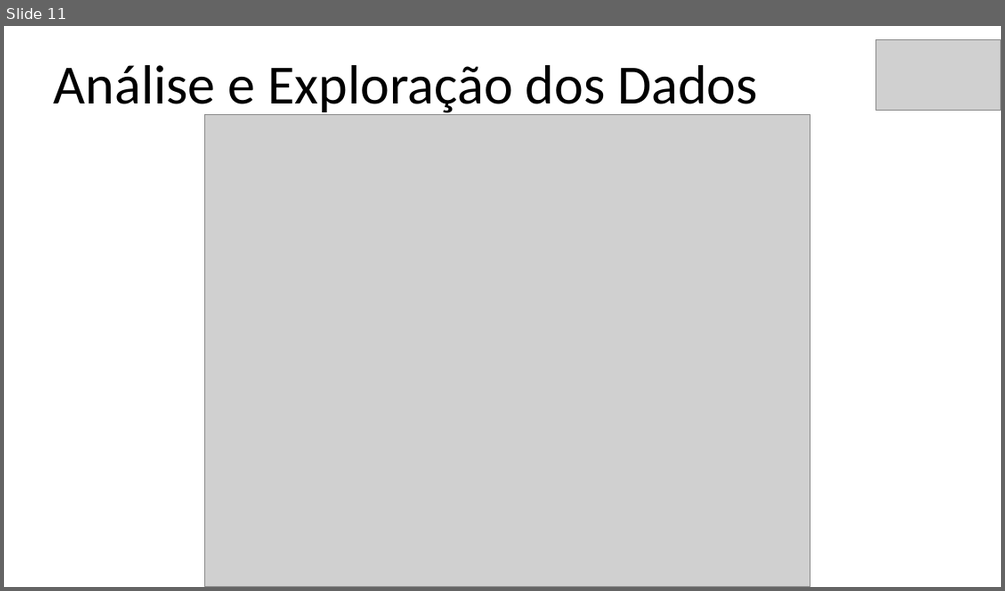
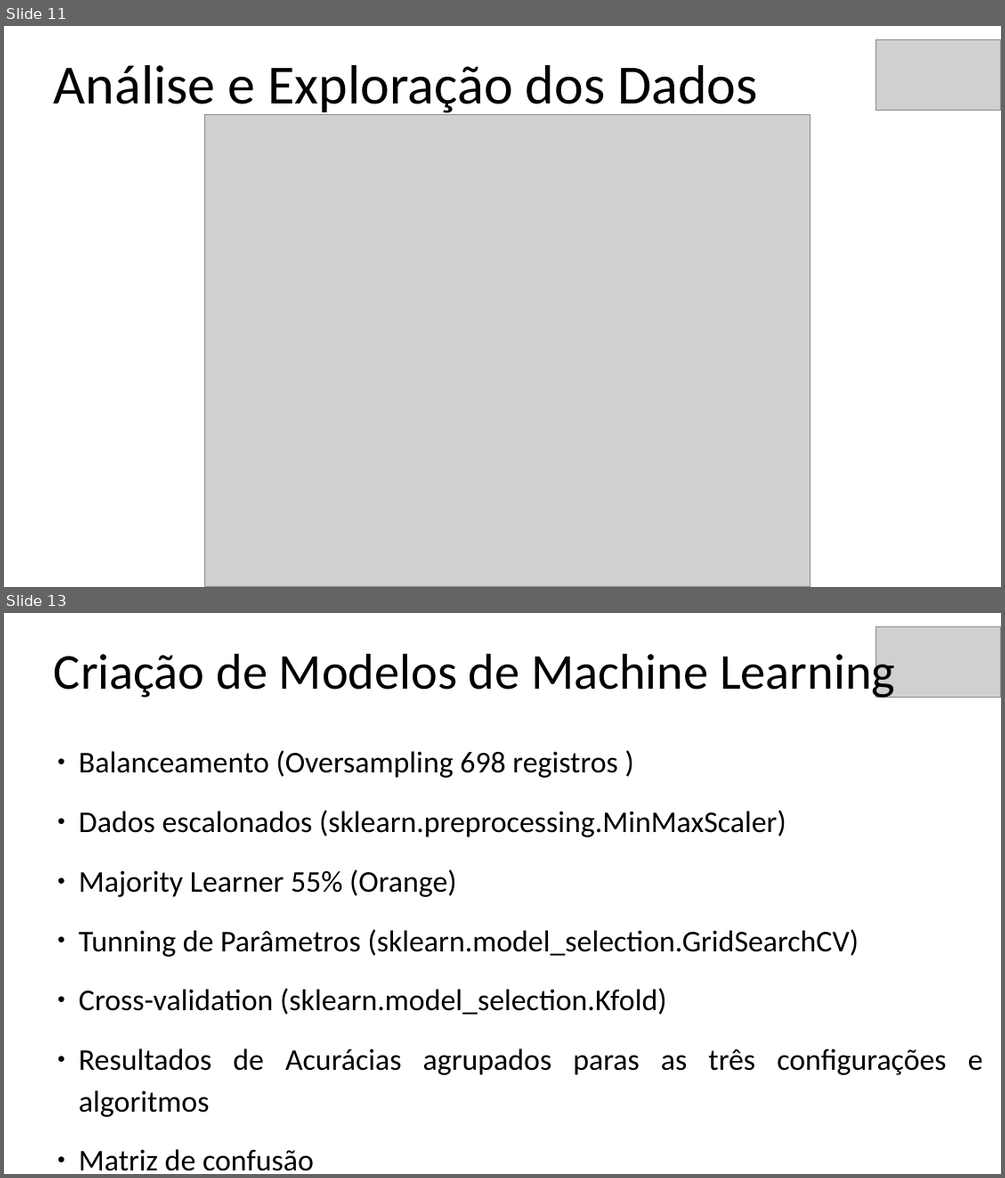
Before and after one commit to jrdutra/tcc_ciencia_de_dados_puc_minas, a slide deck: Apresentacao.odp. Shown one above the other, each under a label of ours: slide 11 before the commit, slides 11 and 13 after it; the slides between them are not shown. The pictures are 1005x591 and 1005x1178 pixels, drawn with LibreOffice and Linux fonts; fonts in the diff are those of the drawing; grey boxes stand for pictures. Boxes give left, top, right and bottom in pixels: in the first picture for what was removed or moved away, otherwise in the second. Text is boxed around its words. In the diff, an @@ line names an element or a change of style, - is before the commit and + after.

```diff
--- a/Apresentacao.odp
+++ b/Apresentacao.odp
@@ slide 13 added at bbox=[4, 613, 1001, 1174], background #FFFFFF @@
@@ picture added at bbox=[877, 627, 1001, 698] @@
@@ title added at bbox=[54, 646, 895, 698], 40 pt, text #000000 @@
+Criação de Modelos de Machine Learning
@@ text added at bbox=[79, 750, 983, 1171], 24 pt, text #000000 @@
+● Balanceamento (Oversampling 698 registros )
+● Dados escalonados (sklearn.preprocessing.MinMaxScaler)
+● Majority Learner 55% (Orange)
+● Tunning de Parâmetros (sklearn.model_selection.GridSearchCV)
+● Cross-validation (sklearn.model_selection.Kfold)
+● Resultados de Acurácias agrupados paras as três configurações e algoritmos
+● Matriz de confusão
```
Also in this commit, not shown: 3 slides changed, 1 other file.
